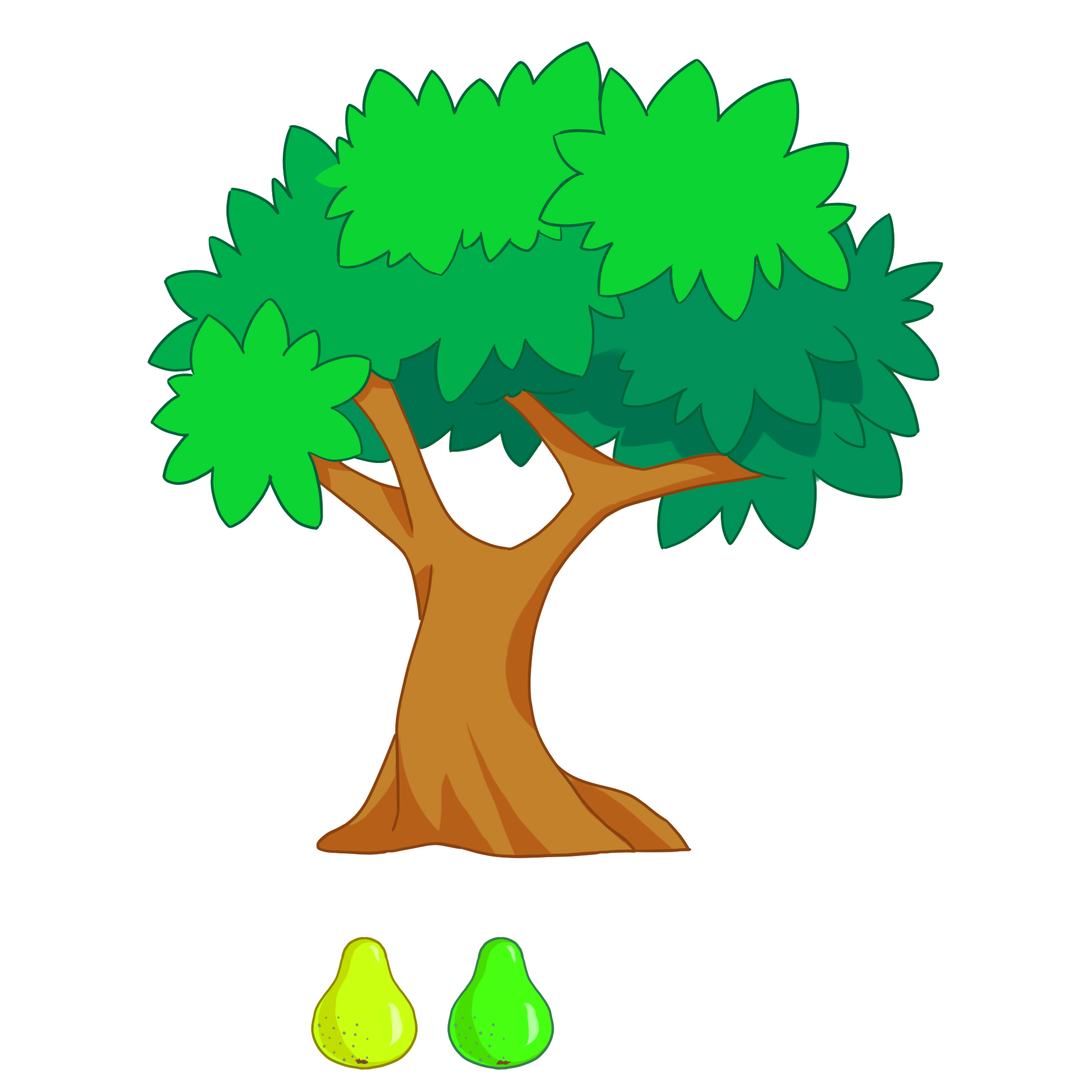
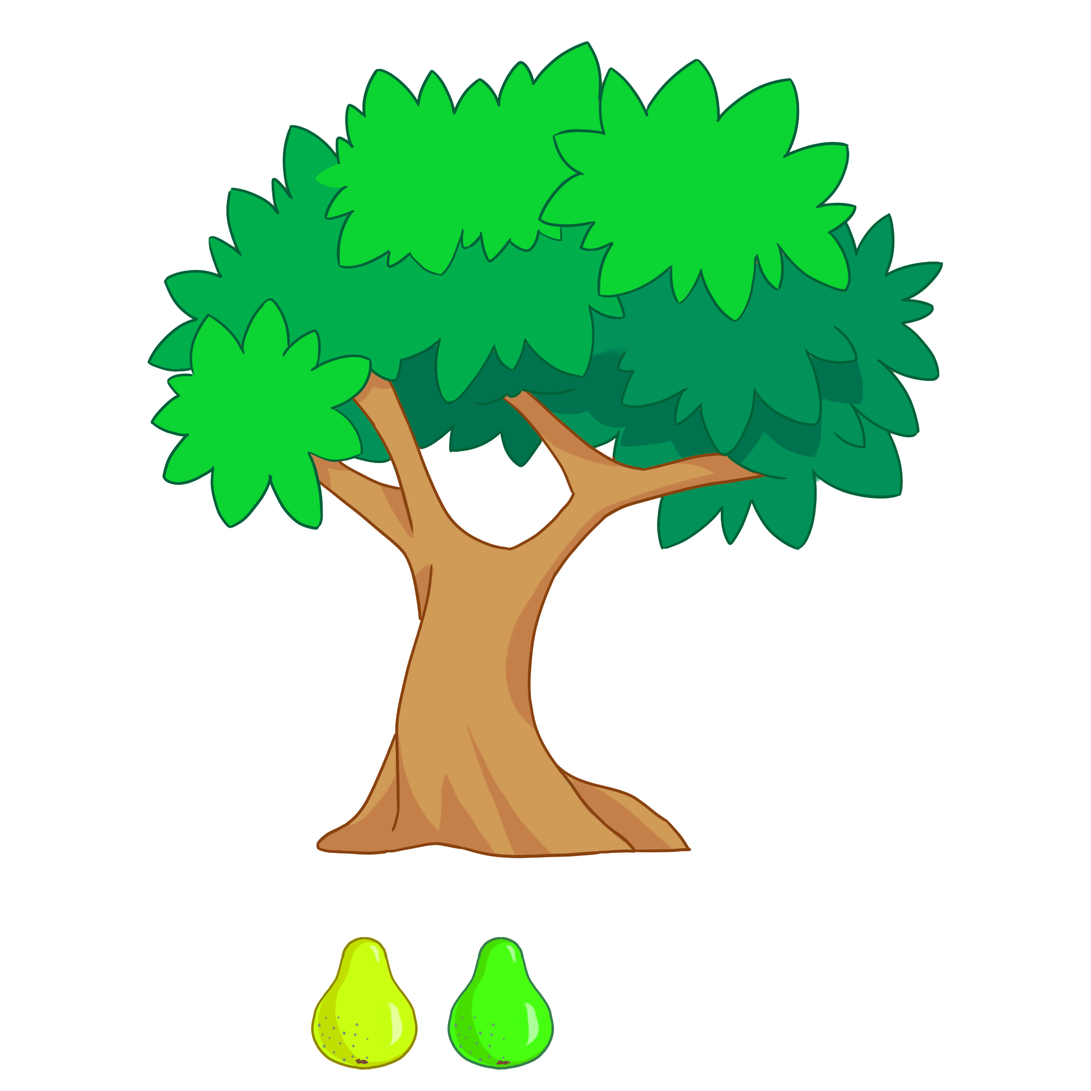
The second 1091 × 1091 image is a revision of the first. Changes to its layers:
painted on "Layer 15" over (x1=167, y1=68, x2=942, y2=856)
